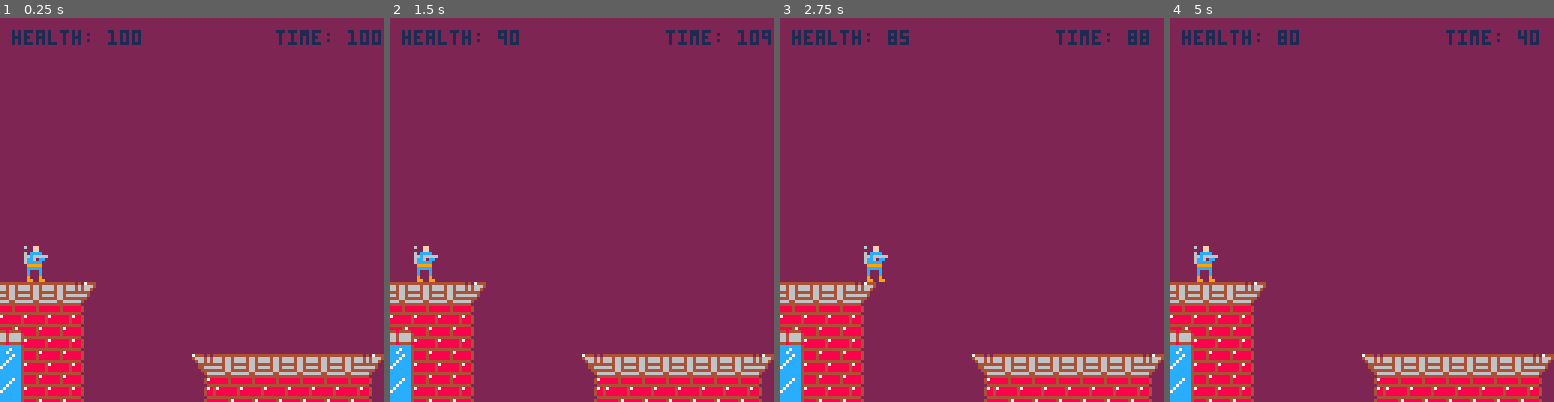
Above: before the commit, frames 1-4 (left to right).
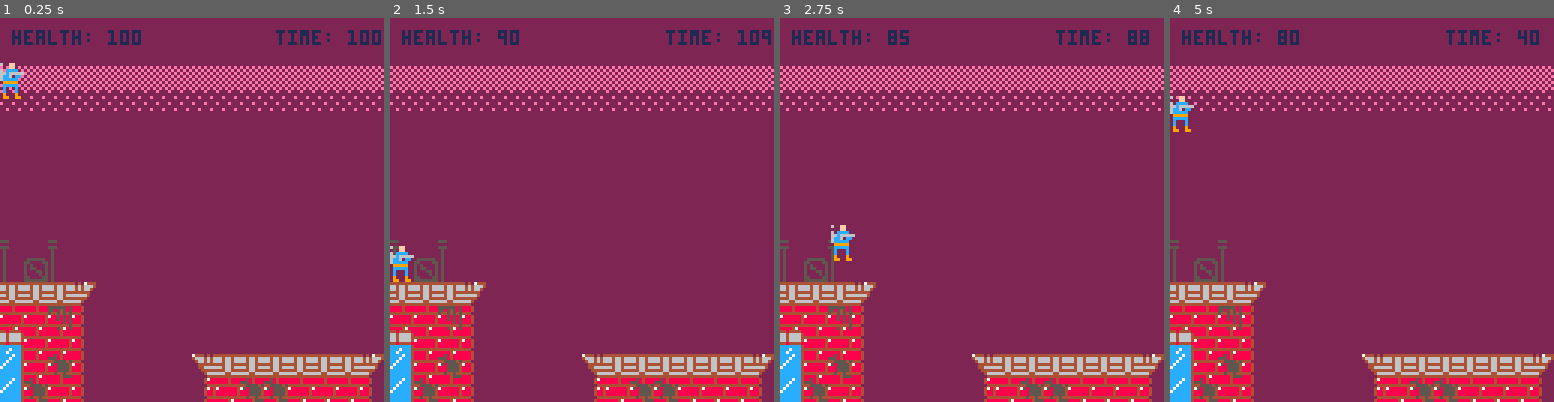
Above: after the commit, the same moments.

Repository: evanminto/ludum-dare-44
Game: PICO-8 cartridge ludum-dare-44.p8
Two runs of this game, one before a commit and one after it. Both use one fixed random seed, a clock stepped at 60 frames per second and the inputs below.
Inputs:
- Up to frame 1 (0.25 s): no input
- Up to frame 2 (1.5 s): tap X (X key) at 0.33, 1.07 s; tap O (Z key) at 0.7 s
- Up to frame 3 (2.75 s): hold Right 1.6-2.1 s; tap O (Z key) at 1.7, 2.1, 2.5 s; tap X (X key) at 1.85 s; hold Up 2.15-2.42 s; hold Right from 2.47 s (still down)
- Up to frame 4 (5 s): tap O (Z key) every 0.4 s from 2.9 to 4.9 s; tap X (X key) at 2.97, 4.08 s; release Right at 3.03 s; hold Left 3.08-3.58 s; hold Right 4.02-4.68 s; hold Up from 4.73 s (still down)

The runs differ from the first frame. In frame 1, 5.5% of the frame differs, in the area x 0-100%, y 11-100%; in frame 2, 5.6%; in frame 3, 5.7%, in the area x 0-100%, y 12-100%; in frame 4, 5.6%.

Commit message:
finished Level 1, changed jumpspeed to 3.5

Diff:
--- a/ludum-dare-44.p8
+++ b/ludum-dare-44.p8
@@ -15,7 +15,7 @@
   movespeed = 2.5,
 
   -- vertical speed applied while jumping (dampened by gravity)
-  jumpspeed = 3.25,
+  jumpspeed = 3.5,
   -- gravitational acceleration
   gravity = 0.55,
   -- max frames that player can hold a jump
@@ -487,22 +487,22 @@
 }
 
 __gfx__
-07777770000000002222222200000000000000000000000074440404444444444040744400000000000000008444484444844448000000000000000000000000
-77000077088088002222222200000000000000000000000046664646664664666464666400000000000000004666646666466664000000000000000000000000
-70000007888888802222222200000000000000000000000004664646664664666464664000000000000000004666646666466664000000000000000000000000
-7bbbbbb7888888802222222200000000000000000000000000444444444664444444440000000000000000004666646666466664000000000000000000000000
-7bbbbbb7888888802222222200000000000000000000000000446666664664666666640000000000000000008444484444844448000000000000000000000000
-7bbbbbb708888800222222220000000000000000000000000004444444466444444440000000000000000000400cccccccccccc4000000000000000000000000
-7bbbbbb70088800022222222000000000000000000000000000046666664466666640000000000000000000040c7ccccccc7ccc4000000000000000000000000
-77777777000800002222222200000000000000000000000000000444444444444440000000000000000000004c7ccccccc7cccc4000000000000000000000000
-00000000000000000000000000000000000000000000000000004788888848888884000005555550000000004ccccccccccc7cc4000000000000000000000000
-00000000000000000000000000000000000000000000000000004888888848888884000055000055000000004cccccccccc7ccc4000000000000000000000000
-00000000000000000000000000000000000000000000000000000444444444444440000050500005000000004ccccccccc7cccc4000000000000000000000000
-00000000000000000000000000000000000000000000000000004784788888847884000050550005000000004cccccccc7ccccc4000000000000000000000000
-00000000000000000000000000000000000000000000000000004884888888848884000050005505000000004cccc7cc7cccccc4000000000000000000000000
-00000000000000000000000000000000000000000000000000004884888888848884000050000505000000004ccc7cccccccccc4000000000000000000000000
-00000000000000000000000000000000000000000000000000000444444444444440000055000055000000004cccccccccccccc4000000000000000000000000
-00000000000000000000000000000000000000000000000000004888888847888884000055555555000000004cccccccccccccc4000000000000000000000000
+077777700000000022222222e2e2e2e2e222e2220000000074440404444444444040744400000000000000008444484444844448500000000000000000000000
+7700007708808800222222222e2e2e2e222222220000000046664646664664666464666400000000000000004666646666466664500000000000000000000000
+700000078888888022222222e2e2e2e222e222e20000000004664646664664666464664000000000555000004666646666466664050000000000000000000000
+7bbbbbb788888880222222222e2e2e2e222222220000000000444444444664444444440000000000000000004666646666466664050000000000000000000000
+7bbbbbb78888888022222222e2e2e2e2e222e2220000000000446666664664666666640000000000555000008444484444844448005000000000000000000000
+7bbbbbb708888800222222222e2e2e2e22222222000000000004444444466444444440000000000005000000400cccccccccccc4000550000000000000000000
+7bbbbbb70088800022222222e2e2e2e222e222e200000000000046666664466666640000000000000500000040c7ccccccc7ccc4000005550000000000000000
+7777777700080000222222222e2e2e2e222222220000000000000444444444444440000000000000050000004c7ccccccc7cccc4000000000000000000000000
+00000000000000000000000000000000555555858858488800004788888848888884000005555550050000004ccccccccccc7cc4000000000000000000000000
+00000000000000000000000000000000558545855558488800004888888848888884000055000055050000004cccccccccc7ccc4000000000000000000000000
+00000000000000000000000000000000544545454455554500000444444444444440000050500005050000004ccccccccc7cccc4000000000000000000000000
+00000000000000000000000000000000788585857585555400004784788888847884000050550005050000004cccccccc7ccccc4000000000000000000000000
+00000000000000000000000000000000888585858885555400004884888888848884000050005505050000004cccc7cc7cccccc4000000000000000000000000
+00000000000000000000000000000000888885858885555400004884888888848884000050000505050000004ccc7cccccccccc4000000000000000000000000
+00000000000000000000000000000000444444454454454400000444444444444440000055000055050000004cccccccccccccc4000000000000000000000000
+00000000000000000000000000000000888547858888455500004888888847888884000055555555050000004cccccccccccccc4000000000000000000000000
 00000000000000000000000000000000000000000000000000000000000000000000000000000000000000004cccccccc7ccccc4000000000000000000000000
 00000000000000000000000000000000000000000000000000000000000000000000000000000000000000004ccccccc7c0cccc4000000000000000000000000
 00000000000000000000000000000000000000000000000000000000000000000000000000000000000000004cccccc7000cccc4000000000000000000000000
@@ -553,38 +553,38 @@
 00000000000000000000000000000000000000000000000000000000000000000000000000000000000000000000000000000000000000000000000000000000
 20202020202020202020202020202020f0f0f0f0f0f0f0f0f0f0f0f0f0f0f0f0f0f0f0f0f0f0f0f0f0f0f0f0f0f0f00000000000000000000000000000000000
 __gff__
-0000000000000303030000030300000000000000000001030100000303000000000000000000000000000003030000000000000000000000040810000000000000000000000000000000000000000000000000000000000000000000000000000000000000000000000000000000000000000000000000000000000000000000
+0000000101000303030001030300000000000000030301030101010303000000000000000000000000000003030000000000000000000000040810000000000000000000000000000000000000000000000000000000000000000000000000000000000000000000000000000000000000000000000000000000000000000000
 0000000000000000000000000000000000000000000000000000000000000000000000000000000000000000000000000000000000000000000000000000000000000000000000000000000000000000000000000000000000000000000000000000000000000000000000000000000000000000000000000000000000000000
 __map__
-0f0f0f0f0f0f0f0f0f0f0f0f0f0f0f0f0f0f0f0f0f0f0f0f0f0f0f0f0f0f0f0707070f0f0f0f0f0f0f0f0f0f0f0f0f000000000000000000000000000000000000000000000000000000000000000000000000000000000000000000000000000000000000000000000000000000000000000000000000000000000000000000
-0f0f0f0f0f0f0f0f0f0f0f0f0f0f0f0f0f0f0f0f0f0f0f0f0f0f0f0f0f0f0f0707070f0f0f0f0f0f0f0f0f0f0f0f0f000000000000000000000000000000000000000000000000000000000000000000000000000000000000000000000000000000000000000000000000000000000000000000000000000000000000000000
-0f0f0f0f0f0f0f0f0f0f0f0f0f0f0f0f0f0f0f0f0f0f0f0f0f0f0f0f0f0f0f0707070f0f0f0f0f0f0f0f0f0f0f0f0f000000000000000000000000000000000000000000000000000000000000000000000000000000000000000000000000000000000000000000000000000000000000000000000000000000000000000000
-0f0f0f0f0f0f0f0f0f0f0f0f0f0f0f0f0f0f0f0f0f0f0f0f0f0f0f0f0f0f0f0707070f0f0f0f0f0f0f0f0f0f0f0f0f000000000000000000000000000000000000000000000000000000000000000000000000000000000000000000000000000000000000000000000000000000000000000000000000000000000000000000
-0f0f0f0f0f0f0f0f0f0f0f0f0f0f0f0f0f0f0f0f0f0f0f0f0f0f0f0f0f0f0f0707070f0f0f0f0f0f0f0f0f0f0f0f0f000000000000000000000000000000000000000000000000000000000000000000000000000000000000000000000000000000000000000000000000000000000000000000000000000000000000000000
-0f0f0f0f0f0f0f0f0f0f0f0f0f0f0f0f0f0f0f0f0f0f0f0f0f0f0f0f0f0f0f0707070f0f0f0f0f0f0f0f0f0f0f0f0f000000000000000000000000000000000000000000000000000000000000000000000000000000000000000000000000000000000000000000000000000000000000000000000000000000000000000000
-0f0f0f0f0f0f0f0f0f0f0f0f0f0f0f0f0f0f0f0f0f0f0f0f0f0f0f0f0f0f0f0707070f0f0f0f0f0f0f0f0f0f0f0f0f000000000000000000000000000000000000000000000000000000000000000000000000000000000000000000000000000000000000000000000000000000000000000000000000000000000000000000
-0f0f0f0f0f0f0f0f0f0f0f0f0f0f0f0f0f0f0f0f0f0f0f0f0f0f0f0f0f0f0f0707070f0f0f0f0f0f0f06070707080f000000000000000000000000000000000000000000000000000000000000000000000000000000000000000000000000000000000000000000000000000000000000000000000000000000000000000000
-0f0f0f0f0f0f0f0f0f0f0f0f0f0f0f0f0f0f0f0f0f0f0f0f0f0f0f0f0f0f0f1717170f0f0f0f0f0f0f16171717180f000000000000000000000000000000000000000000000000000000000000000000000000000000000000000000000000000000000000000000000000000000000000000000000000000000000000000000
-0f0f0f0f0f0f0f0f0f0f0f0f0f0f0f0f0f0f0f0f0f0f0f0f0f0f0f0f0f0f0f0f0f0f0f0f0f0f0f0f0f16171717180f000000000000000000000000000000000000000000000000000000000000000000000000000000000000000000000000000000000000000000000000000000000000000000000000000000000000000000
-0f390f0f0f0f0f0f0f0f0f0f0f0f0f0f0f0f0f0f0f0f0f0f0f0f0f0f0f0f0f0f0f0f0f0f0f0607070717171717180f000000000000000000000000000000000000000000000000000000000000000000000000000000000000000000000000000000000000000000000000000000000000000000000000000000000000000000
-070707080f0f0f0f0f0f0f0f0f0f0f0f0f0f0f0f0f0f0f0f0f380f0f0f0f0f0707070f0f0f1617171717171717180f000000000000000000000000000000000000000000000000000000000000000000000000000000000000000000000000000000000000000000000000000000000000000000000000000000000000000000
-171717180f0f0f0f0f0f0f0f0f0f0f0f0f0f060707070707070707080f0f0f1717170f0f0f1617171717171717180f000000000000000000000000000000000000000000000000000000000000000000000000000000000000000000000000000000000000000000000000000000000000000000000000000000000000000000
-0c1717180f0f0f0f0f0f0f0f0f0f380f0f0f161717171717171717180f0f0f1717170f0f0f1617171717171717180f000000000000000000000000000000000000000000000000000000000000000000000000000000000000000000000000000000000000000000000000000000000000000000000000000000000000000000
-1c1717180f0f0f0f06070707070707080f0f160b0c170b0c170b0c180f0f0f1717170f0f0f1617171717171717180f000000000000000000000000000000000000000000000000000000000000000000000000000000000000000000000000000000000000000000000000000000000000000000000000000000000000000000
-1c1717180f0f0f0f16171717171717180f0f161b1c171b1c171b1c180f0f0f1717170f0f0f1617171717171717180f000000000000000000000000000000000000000000000000000000000000000000000000000000000000000000000000000000000000000000000000000000000000000000000000000000000000000000
-020202020202020202020202020202020f0f0f0f0f0f0f0f0f0f0f0f0f0f0f0f0f0f0f0f0f0f0f0f0f0f0f0f0f0f0f000000000000000000000000000000000000000000000000000000000000000000000000000000000000000000000000000000000000000000000000000000000000000000000000000000000000000000
-020202020202020202020202020202020f0f0f0f0f0f0f0f0f0f0f0f0f0f0f0f0f0f0f0f0f0f0f0f0f0f0f0f0f0f0f000000000000000000000000000000000000000000000000000000000000000000000000000000000000000000000000000000000000000000000000000000000000000000000000000000000000000000
-020202020202020202020202020202020f0f0f0f0f0f0f0f0f0f0f0f0f0f0f0f0f0f0f0f0f0f0f0f0f0f0f0f0f0f0f000000000000000000000000000000000000000000000000000000000000000000000000000000000000000000000000000000000000000000000000000000000000000000000000000000000000000000
-020202020202020202020202020202020f0f0f0f0f0f0f0f0f0f0f0f0f0f0f0f0f0f0f0f0f0f0f0f0f0f0f0f0f0f0f000000000000000000000000000000000000000000000000000000000000000000000000000000000000000000000000000000000000000000000000000000000000000000000000000000000000000000
-020202020202020202020202020202020f0f0f0f0f0f0f0f0f0f0f0f0f0f0f0f0f0f0f0f0f0f0f0f0f0f0f0f0f0f0f000000000000000000000000000000000000000000000000000000000000000000000000000000000000000000000000000000000000000000000000000000000000000000000000000000000000000000
-020202020202020202020202020202020f0f0f0f0f0f0f0f0f0f0f0f0f0f0f0f0f0f0f0f0f0f0f0f0f0f0f0f0f0f0f000000000000000000000000000000000000000000000000000000000000000000000000000000000000000000000000000000000000000000000000000000000000000000000000000000000000000000
-020202020202020202020202020202020f0f0f0f0f0f0f0f0f0f0f0f0f0f0f0f0f0f0f0f0f0f0f0f0f0f0f0f0f0f0f000000000000000000000000000000000000000000000000000000000000000000000000000000000000000000000000000000000000000000000000000000000000000000000000000000000000000000
-020202020202020202020202020202020f0f0f0f0f0f0f0f0f0f0f0f0f0f0f0f0f0f0f0f0f0f0f0f0f0f0f0f0f0f0f000000000000000000000000000000000000000000000000000000000000000000000000000000000000000000000000000000000000000000000000000000000000000000000000000000000000000000
-020202020202020202020202020202020f0f0f0f0f0f0f0f0f0f0f0f0f0f0f0f0f0f0f0f0f0f0f0f0f0f0f0f0f0f0f000000000000000000000000000000000000000000000000000000000000000000000000000000000000000000000000000000000000000000000000000000000000000000000000000000000000000000
-020202020202020202020202020202020f0f0f0f0f0f0f0f0f0f0f0f0f0f0f0f0f0f0f0f0f0f0f0f0f0f0f0f0f0f0f000000000000000000000000000000000000000000000000000000000000000000000000000000000000000000000000000000000000000000000000000000000000000000000000000000000000000000
-020202020202020202020202020202020f0f0f0f0f0f0f0f0f0f0f0f0f0f0f0f0f0f0f0f0f0f0f0f0f0f0f0f0f0f0f000000000000000000000000000000000000000000000000000000000000000000000000000000000000000000000000000000000000000000000000000000000000000000000000000000000000000000
-020202020202020202020202020202020f0f0f0f0f0f0f0f0f0f0f0f0f0f0f0f0f0f0f0f0f0f0f0f0f0f0f0f0f0f0f000000000000000000000000000000000000000000000000000000000000000000000000000000000000000000000000000000000000000000000000000000000000000000000000000000000000000000
-020202020202020202020202020202020f0f0f0f0f0f0f0f0f0f0f0f0f0f0f0f0f0f0f0f0f0f0f0f0f0f0f0f0f0f0f000000000000000000000000000000000000000000000000000000000000000000000000000000000000000000000000000000000000000000000000000000000000000000000000000000000000000000
-020202020202020202020202020202020f0f0f0f0f0f0f0f0f0f0f0f0f0f0f0f0f0f0f0f0f0f0f0f0f0f0f0f0f0f0f000000000000000000000000000000000000000000000000000000000000000000000000000000000000000000000000000000000000000000000000000000000000000000000000000000000000000000
-020202020202020202020202020202020f0f0f0f0f0f0f0f0f0f0f0f0f0f0f0f0f0f0f0f0f0f0f0f0f0f0f0f0f0f0f000000000000000000000000000000000000000000000000000000000000000000000000000000000000000000000000000000000000000000000000000000000000000000000000000000000000000000
-020202020202020202020202020202020f0f0f0f0f0f0f0f0f0f0f0f0f0f0f0f0f0f0f0f0f0f0f0f0f0f0f0f0f0f0f000000000000000000000000000000000000000000000000000000000000000000000000000000000000000000000000000000000000000000000000000000000000000000000000000000000000000000
+0f0f0f0f0f0f0f0f0f0f0f0f0f0f0f0f0f0f0f0f0f0f0f0f0f0f0f0f0f0f0f0f0f0f0f0f0f0f0f0f0f0f0f0f0f0f0f000000000000000000000000000000000000000000000000000000000000000000000000000000000000000000000000000000000000000000000000000000000000000000000000000000000000000000
+0f0f0f0f0f0f0f0f0f0f0f0f0f0f0f0f0f0f0f0f0f0f0f0f0f0f0f0f0f0f0f0f0f0f0f0f0f0f0f0f0f0f0a0f0f0f0f000000000000000000000000000000000000000000000000000000000000000000000000000000000000000000000000000000000000000000000000000000000000000000000000000000000000000000
+0f0f0f0f0f0f0f0f0f0f0f0f0f0f0f0f0f0f0f0f0f0f0f0f0f0f0f0f0f0f0f0f0f0f0f0f0f0f0f0f0f0f1a0f0f0f0f000000000000000000000000000000000000000000000000000000000a00000000000000000000000000000000000000000000000000000000000000000000000000000000000000000000000000000000
+0f0f0f0f0f0f0f0f0f0f0f0f0f0f0f0f0f0f0f0f0f0f0f0f0f0f0f0f0f0f0f0f0f0f0f0f0f0f0f0f0f0f1a0f0f0f0f000000000000000000000000000000000000000000000000000000001a38000000000019000000000000000000000000000000000000000000000000000000000000000000000000000000000000000000
+0f0f0f0f0f0f0f0f0f0f0f0f0f0f0f0f0f0f0f0f0f0f0f0f0f0f0f0f0f0f0f0f0f0f0f0f0f0f0f0f0f0f1a0f0f0f0f000000000000000000000000000000000000000000000000000000060707080f0f060707080000000000000000000000000000000000000000000000000000000000000000000000000000000000000000
+0f0f0f0f0f0f0f0f0f0f0f0f0f0f0f0f0f0f0f0f0f0f0f0f0f0f0f0f0f0f0f0f0f0f0f0f0f0f0f0f0f0f1a0f0f0f0f000000000000000000000000000000000000000000000000000000161515180f19161514180000000000000000000000000000000000000000000000000000000000000000000000000000000000000000
+0f0f0f0f0f0f0f0f0f0f0f0f0f0f0f0f0f0f0f0f0f0f0f0f0f0f0f0f0f0f0f0f0f0f0f0f0f0f0f0f0f0f190f38190f000000000000000000000000000000000000000000000000000006070707070707070707070800000000000000000000000000000000000000000000000000000000000000000000000000000000000000
+0f0f0f0f0f0f0f0f0f0f0f0f0f0f0f0f0f0f0f0f0f0f0f0f0f0f0f0f0f0f0f0f0f0f0f0f0f0f0f0f0f060707070708000000000000000000000000000000000000000000000000000000061717141717141417080000000000000000000000000000000000000000000000000000000000000000000000000000000000000000
+0f0f0f0f0f0f0f0f0f0f0f0f0f0f0f0f0f0f0f0f0f0f0f0f0f0f0f0f0f0f0f0f0f0f0f0f0f0f0f0f0f161417171518000000000000000000000000000000000000000000000607080000160b0c170b0c170b0c1800000000000f0f0f0f0f0f0f0f0f0f0f0f0f0f0f0f0000000000000000000000000000000000000000000000
+0a0f0a0f0f0f0f0f0f0f0f0f0f0f0f0f0f0f0f0f0f0f0f0f0f0f0f0f0f0f0f0f0f0f0f0f0f0f0f0f0f16170b0c1718000000000000000000000000000000000000000000001617180000161b1c171b1c151b1c1800000000000f0f0f0f0f0f0f0f0f0f0f0f0f0f0f0f0000000000000000000000000a00000000000000000000
+1a191a0f0f0f0f0f0f0f0f0f0f0f0f0f0f0f0f0f0f0f0f0f0f0f0f0f0f0f0f0f0f0f0f0f0f0607070707171b1c1708000000000000000000000000000000000000000000001617180000161b1c151b1c171b1c1800000000000f0f0f0f0f0f0f0f0f0f0f0f0f0f0f0f0000000000000000000000001a00000000000000000000
+070707080f0f0f0f0f0f0f0f0f0f0f0f0f0f0f19190f0f0f0f380f0f0f0f0f060707080f0f1615171717152b2c1718000000000000000000000000000000000000000006070815180000161b1c171b1c151b1c1800000000000f0f0f0f0f0f0f0f0f0f0f0f0f0f0f0f0000000000000a00000000001a00000000000000000000
+171714180f0f0f0f0f0f0f0f0f0f0f0f0f0f060707070707070707080f0f0f161517180f0f161715171517191917080000000000000000000000000a0000000000000f16141515180000162b2c172b2c172b2c1800000000000f0f0f0f0f0f0f0f0f0f0f0f0f0f0f0f0000000000001a00000000001a00000000000000000000
+0c1717180f0f0f0f0f0f0f0f0f0f380f0f0f161417171717141717180f0f0f161715180f0f161717151717171717180000000000000000000000001a0000000000000f161717171800001607071707071707071800000000000f0f0f0f0f0f0f0f0f0f0f0f0f0f0f190000000000001a00000000001a00000000003a3a3a0000
+1c1715180f0f0f0f06070707070707080f0f160b0c170b0c170b0c180f0f0f161717180f0f161715171717171717080000000000000000000f38191a000000000f0607081717171800001617151714141717141800000000000f0f0f0f0f0f0f0f0f0f0f0f0f0f06070707080000000700000000000700000000000607070000
+1c1517180f0f0f0f16171515171717180f0f161b1c151b1c171b1c180f0f0f161717180f0f1615171717171717080f000a0000000a0f0f0f06070708000000000f161715171715180000160b0c170b0c170b0c18000a0a19000f0f0f0a0f0f0f0607080f0f0f0f16141417180000001700000000001500000000001617170000
+020202020202020202020202020202020f0f0f0f0f0f0f0f0f0f0f0f0f0f0f0f0f0f0f0f0f0f0f0f0f0f0f0f0f0f0f000000000000000000000000000000000000000000000000000000000000000000000f0f0f0f000000000f0f0f0f0f0f0f0f0f0f0f0f0f0f0f0f0f0f0f0000000000000000000000000000000000000000
+020202020202020202020202020202020f0f0f0f0f0f0f0f0f0f0f0f0f0f0f0f0f0f0f0f0f0f0f0f0f0f0f0f0f0f0f0000000000000000000000000000000000000000000000000000000000000000000000000f0f0000000000000000000000000f0f0f0f0f0f0f0f0f0f0f0f00000000000000000000000000000000000000
+030303030303030303030303030303030f0f0f0f0f0f0f0f0f0f0f0f0f0f0f0f0f0f0f0f0f0f0f0f0f0f0f0f0f0f0f00000000000000000000000000000000000000000000000000000000000000000000000000000000000000000000000000000f00000000000000000f0f0000000000000000000000000000000000000000
+040404040404040404040404040404040f0f0f0f0f0f0f0f0f0f0f0f0f0f0f0f0f0f0f0f0f0f0f0f0f0f0f0f0f0f0f000000000000000000000000000000000000000000000000000000000000000000000000000000000000000000000000000000000000000000000000000000000000000000000000000000000000000000
+020202020202020202020202020202020f0f0f0f0f0f0f0f0f0f0f0f0f0f0f0f0f0f0f0f0f0f0f0f0f0f0f0f0f0f0f000000000000000000000000000000000000000000000000000000000000000000000000000000000000000000000000000000000000000000000000000000000000000000000000000000000000000000
+020202020202020202020202020202020f0f0f0f0f0f0f0f0f0f0f0f0f0f0f0f0f0f0f0f0f0f0f0f0f0f0f0f0f0f0f000000000000000000000000000000000000000000000000000000000000000000000000000000000000000000000000000000000000000000000000000000000000000000000000000000000000000000
+020202020202020202020202020202020f0f0f0f0f0f0f0f0f0f0f0f0f0f0f0f0f0f0f0f0f0f0f0f0f0f0f0f0f0f0f000000000000000000000000000000000000000000000000000000000000000000000000000000000000000000000000000000000000000000000000000000000000000000000000000000000000000000
+020202020202020202020202020202020f0f0f0f0f0f0f0f0f0f0f0f0f0f0f0f0f0f0f0f0f0f0f0f0f0f0f0f0f0f0f000000000000000000000000000000000000000000000000000000000000000000000000000000000000000000000000000000000000000000000000000000000000000000000000000000000000000000
+020202020202020202020202020202020f0f0f0f0f0f0f0f0f0f0f0f0f0f0f0f0f0f0f0f0f0f0f0f0f0f0f0f0f0f0f000000000000000000000000000000000000000000000000000000000000000000000000000000000000000000000000000000000000000000000000000000000000000000000000000000000000000000
+020202020202020202020202020202020f0f0f0f0f0f0f0f0f0f0f0f0f0f0f0f0f0f0f0f0f0f0f0f0f0f0f0f0f0f0f000000000000000000000000000000000000000000000000000000000000000000000000000000000000000000000000000000000000000000000000000000000000000000000000000000000000000000
+020202020202020202020202020202020f0f0f0f0f0f0f0f0f0f0f0f0f0f0f0f0f0f0f0f0f0f0f0f0f0f0f0f0f0f0f000000000000000000000000000000000000000000000000000000000000000000000000000000000000000000000000000000000000000000000000000000000000000000000000000000000000000000
+020202020202020202020202020202020f0f0f0f0f0f0f0f0f0f0f0f0f0f0f0f0f0f0f0f0f0f0f0f0f0f0f0f0f0f0f000000000000000000000000000000000000000000000000000000000000000000000000000000000000000000000000000000000000000000000000000000000000000000000000000000000000000000
+020202020202020202020202020202020f0f0f0f0f0f0f0f0f0f0f0f0f0f0f0f0f0f0f0f0f0f0f0f0f0f0f0f0f0f0f000000000000000000000000000000000000000000000000000000000000000000000000000000000000000000000000000000000000000000000000000000000000000000000000000000000000000000
+020202020202020202020202020202020f0f0f0f0f0f0f0f0f0f0f0f0f0f0f0f0f0f0f0f0f0f0f0f0f0f0f0f0f0f0f000000000000000000000000000000000000000000000000000000000000000000000000000000000000000000000000000000000000000000000000000000000000000000000000000000000000000000
+020202020202020202020202020202020f0f0f0f0f0f0f0f0f0f0f0f0f0f0f0f0f0f0f0f0f0f0f0f0f0f0f0f0f0f0f000000000000000000000000000000000000000000000000000000000000000000000000000000000000000000000000000000000000000000000000000000000000000000000000000000000000000000
+020202020202020202020202020202020f0f0f0f0f0f0f0f0f0f0f0f0f0f0f0f0f0f0f0f0f0f0f0f0f0f0f0f0f0f0f000000000000000000000000000000000000000000000000000000000000000000000000000000000000000000000000000000000000000000000000000000000000000000000000000000000000000000
